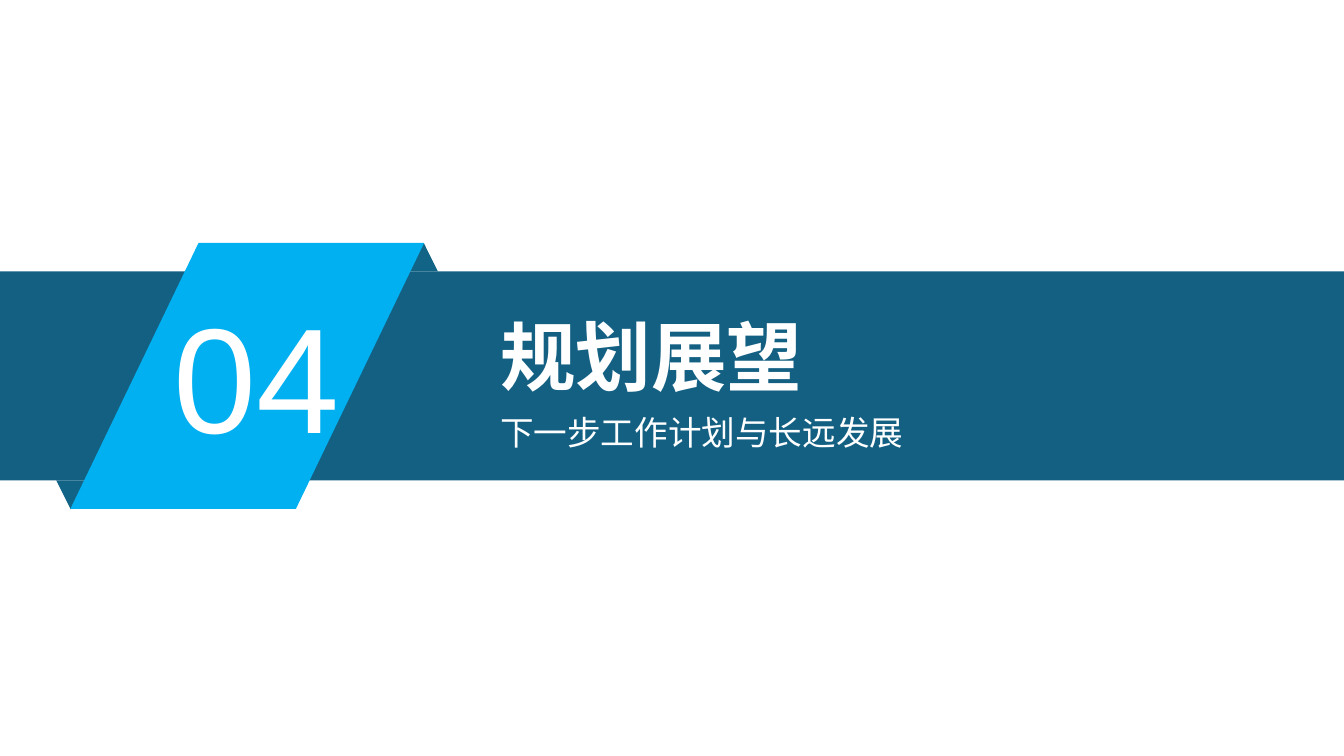
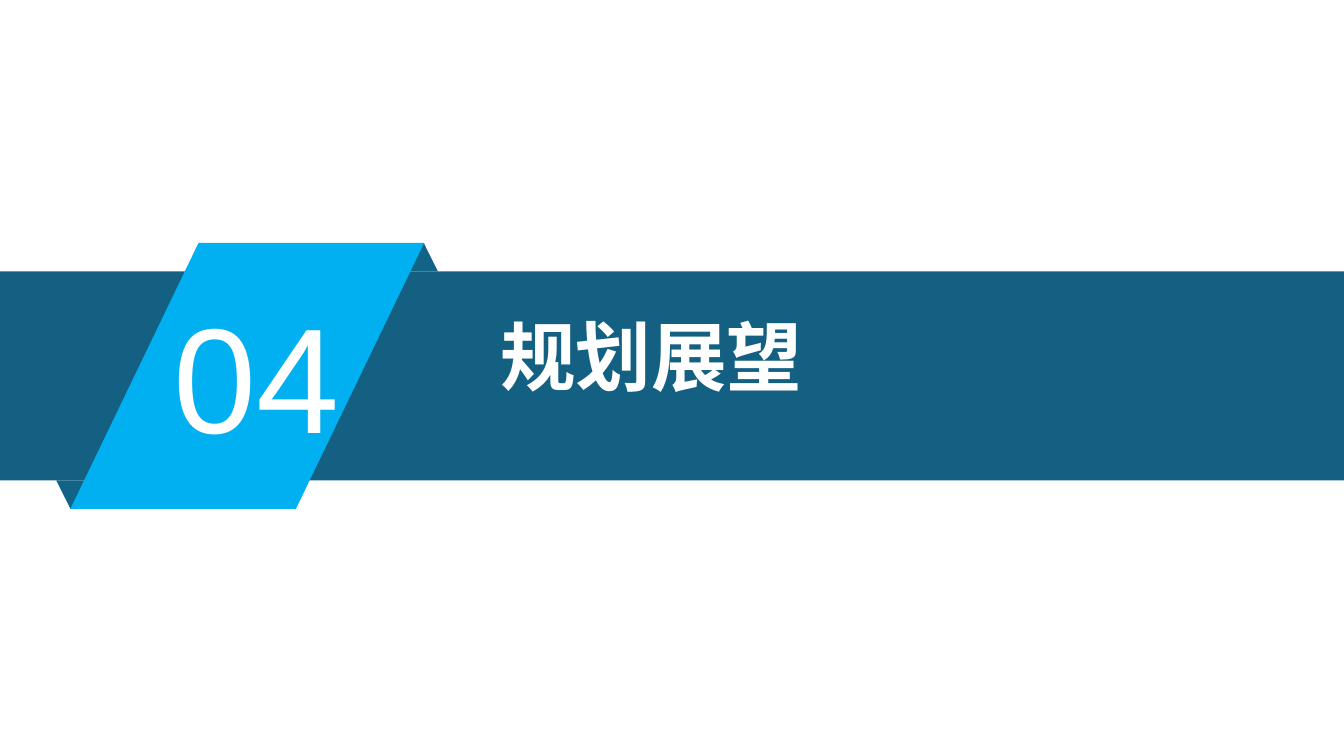
Before and after one commit to xljnc/husky-starter, a slide deck: slide 14 of doc/zzdb.pptx. Drawn at 1344x756 pixels with LibreOffice and Linux fonts; fonts in the diff are those of the drawing. Boxes give left, top, right and bottom in pixels: in the first picture for what was removed or moved away, otherwise in the second. Text is boxed around its words. In the diff, an @@ line names an element or a change of style, - is before the commit and + after.

```diff
--- a/doc/zzdb.pptx
+++ b/doc/zzdb.pptx
@@ text removed at (x1=500, y1=416, x2=903, y2=448) @@
-下一步工作计划与长远发展
```
Also in this commit, not shown: 7 other slides changed, 1 slide added.
